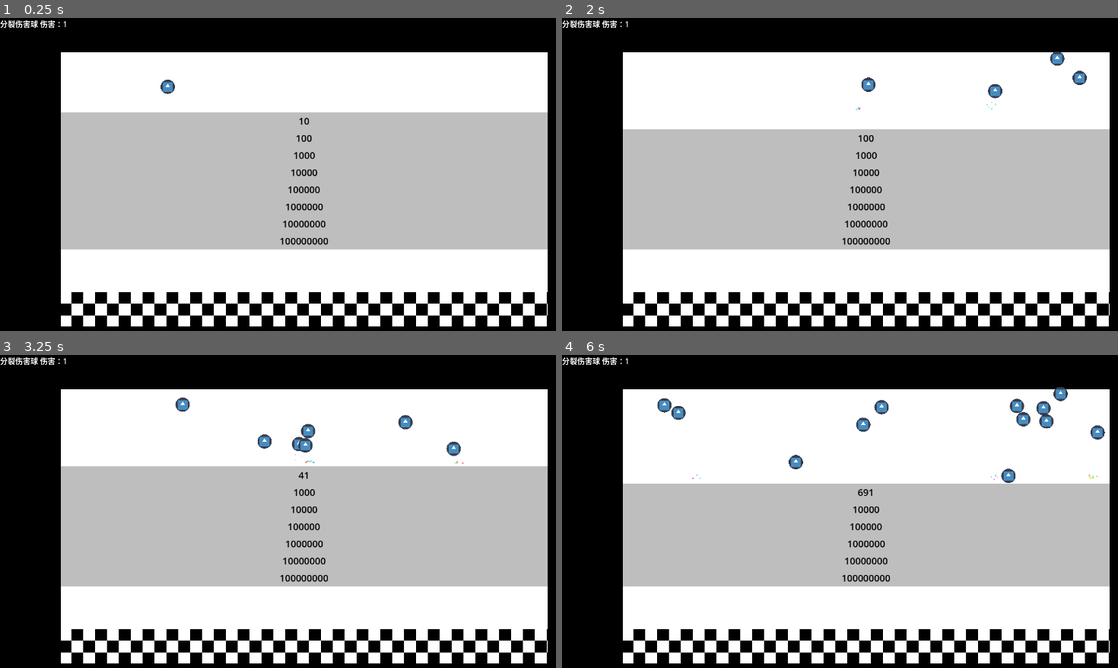
Above: before the commit, frames 1-4 (two rows, left to right).
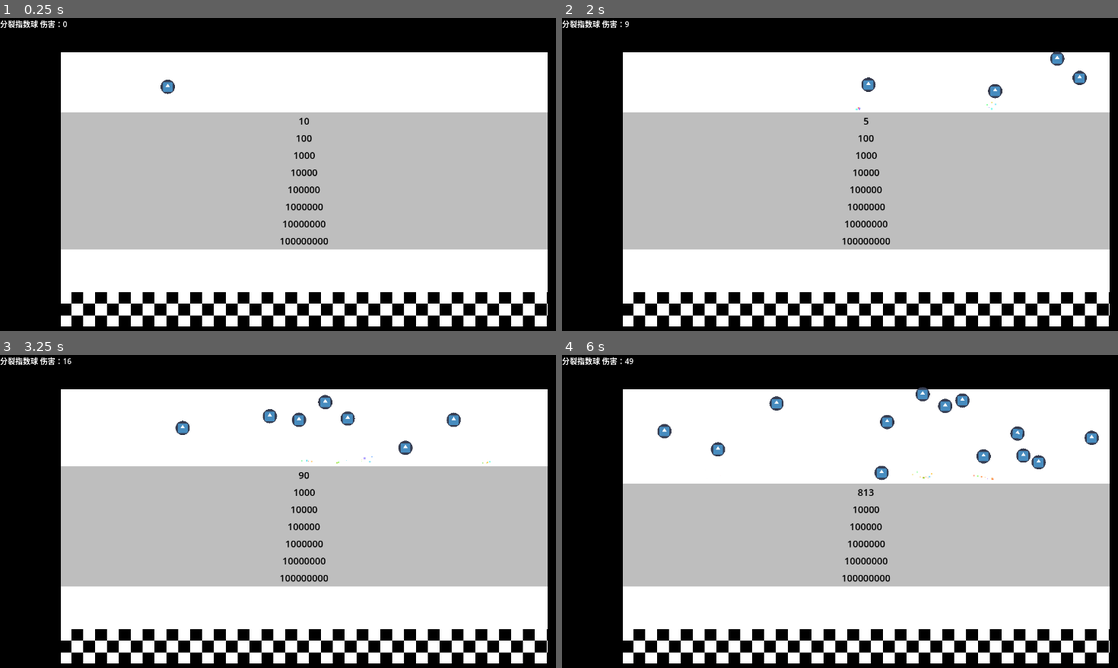
Above: after the commit, the same moments.

Repository: Rundll86/fallingballs
Game: Godot game, scene res://components/World.tscn
Same seed, same stepped clock (60 frames per second), same inputs: the game is played once before the commit and once after it. The engine's default icon, where the game draws it, is replaced by a stand-in: a white triangle on a blue panel in a dark square.
Inputs:
- Up to frame 1 (0.25 s): no input
- Up to frame 2 (2 s): no input
- Up to frame 3 (3.25 s): no input
- Up to frame 4 (6 s): no input

The runs differ from the first frame. In frame 1, less than 0.1% of the frame differs, in the area x 2-13%, y 0-4%; in frame 2, 4.7%, in the area x 2-99%, y 0-36%; in frame 3, 1.4%; in frame 4, 2.4%.

Commit message:
refactor(Balls): 优化分裂球逻辑并改进伤害计算
将克隆逻辑提取到基类中，简化SplitBall的代码
修改伤害计算方式为指数增长
添加byClone标志避免重复更新UI
更新显示名称为"分裂指数球"

Diff:
--- a/components/Scenes/Balls/SplitBall.tscn
+++ b/components/Scenes/Balls/SplitBall.tscn
@@ -8,8 +8,7 @@
 
 [node name="Ball" instance=ExtResource("1_2e1lw")]
 script = ExtResource("2_kegkv")
-displayName = "分裂伤害球"
-damage = 1.0
+displayName = "分裂指数球"
 
 [node name="trail" parent="." index="1"]
 emitting = false
--- a/scripts/Contents/Balls/SplitBall.gd
+++ b/scripts/Contents/Balls/SplitBall.gd
@@ -4,9 +4,7 @@
 
 func onAttack(_wall: WallBase):
 	if canDuplicate:
-		var cloned = duplicate()
-		get_parent().call_deferred("add_child", cloned)
-		cloned.position -= Vector2(0, radius * 2)
-	canDuplicate = false
+		clone(Vector2(0, radius * -2))
+		canDuplicate = false
 func getDamage():
-	return bounceTime * 5 + 1
+	return bounceTime ** 2
--- a/scripts/Statemachines/BallBase.gd
+++ b/scripts/Statemachines/BallBase.gd
@@ -10,6 +10,7 @@
 @onready var texture: Sprite2D = $"%texture"
 @onready var sounds: Node2D = $"%sounds"
 var bounceTime: int = 0
+var byClone: bool = false
 
 func _ready():
 	hitbox.shape = hitbox.shape.duplicate()
@@ -27,9 +28,10 @@
 	hitbox.shape.radius = radius
 	mask.radius = radius
 	texture.scale = (Vector2.ONE * 2 * radius) / texture.get_rect().size
-	var parent = get_parent()
-	if parent is PlaygroundBase:
-		parent.ballInfo.text = applyInfo()
+	if not byClone:
+		var parent = get_parent()
+		if parent is PlaygroundBase:
+			parent.ballInfo.text = applyInfo()
 
 func playSound(sound: String):
 	var cloned: AudioStreamPlayer2D = sounds.get_node(sound).duplicate()
@@ -37,6 +39,12 @@
 	cloned.play()
 	await cloned.finished
 	cloned.queue_free()
+func clone(offset: Vector2):
+	var cloned = duplicate()
+	get_parent().call_deferred("add_child", cloned)
+	cloned.byClone = true
+	cloned.position += offset
+	return cloned
 
 func getDamage():
 	return 1
